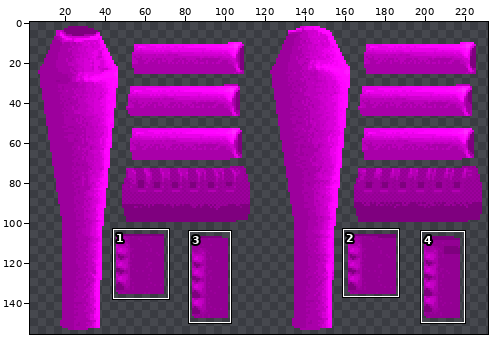
Sprite sheet, stored at qw/textures/models/g_rock2_0.png. Above: a wide view before the commit, with the close-up outlined.
Close-up. Before:
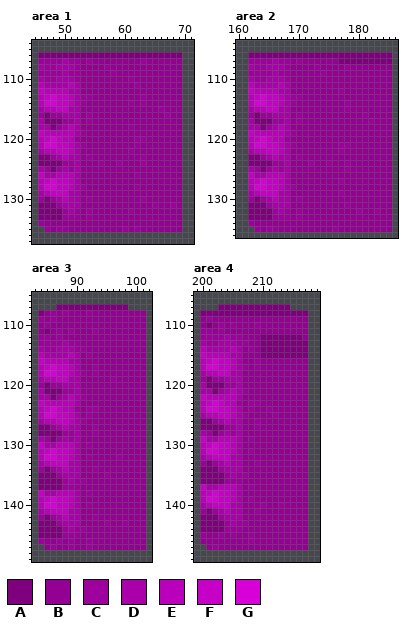
The file is 232x156 pixels. Colours within 5 levels of each other are drawn and written as one. Shown: area 1: x 45..71, y 104..137; area 2: x 160..186, y 104..136; area 3: x 83..102, y 105..149; area 4: x 199..219, y 105..149. The wide view leaves out empty margins. The commit also changed other parts of the picture, which this record leaves out.
Palette (. is transparent): A #7f007f  B #930093  C #9d009d  D #a900a9  E #bb00bb  F #c600c6  G #d700d7
Now the later version:
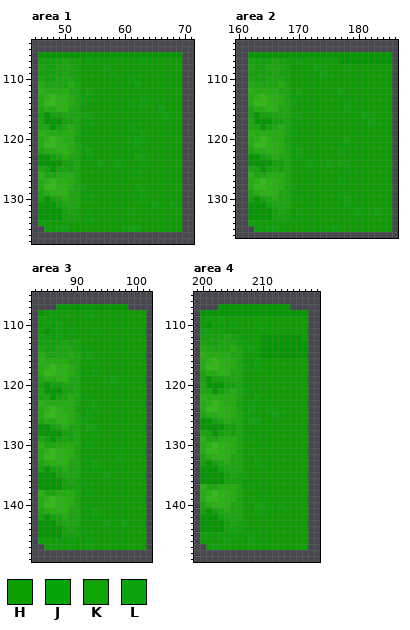
Colours new in this view: H #0ba000  J #07a407  K #0fa407  L #0ba40f
The exact change:
colour A: #7f007f -> #009900
colour D: #a900a9 -> #17a80b
colour E: #bb00bb -> #1fb00b
colour F: #c600c6 -> #27b40f
colour G: #d700d7 -> #2fbc13
Changed rows in their new state; - is a pixel that keeps its letter.
Area 1:
first column x 46:
107 KKKK-KKHLHHHHHHHHJHHHHHH
108 -KK---KHHHHLHHHHHHHHHHHH
109 KKKK-KKHHHHHLHHHHHHHHHHH
110 -KK---KHHHHHHHHJHHHHHHHH
111 -------HHHHHHHHHLHHHHHHH
112 -------HKHHHHHHHHHHHHHHH
113 -------JJHHHHHHHHJHHHHHH
114 -------LHHHHHHHJHLHHHHHH
115 -------HHHHHHHHHHHHHLHHH
116 K-KK---KLHHHHHHHHHHHHLHH
117 ----KK-HJHHHHHHHHHHHHHHH
118 ---K---HHHHHHHHJHHHHHHHH
119 -------JHHHHHHHHHKHHHHHH
120 ------KHHHHHHHHHJJHHHHHH
121 -------JHHHHHHHHLHHHHHHH
122 -------HKHHHHHHJHHHHHHHH
123 --K----HJHHHHHHHKLHHHHHH
124 ----KK-HHHLHHLHHHJHHHHHH
125 -K-K-K-HHHHHHHHHHHHHHHHH
126 -------HHHHHHHHHJHHHHHHH
127 -------HHHHHHHHHHHHHHHHH
128 -------LHHHHHHHHJHHHHHHH
129 -------HHHHHHHHHHKHHHHHH
130 K-K----HJHHHHHHHHJHHHHHH
131 ---K---HHHHHHHHHHHHLHHLH
132 ----K-KHJHHHHHHJHHHHHHHH
133 ----KKKHJHHHHHHHHHHHHHHH
134 JHHHHHHHHHHHHHHHHHHHHHHH
135 -JHLLHHHHHHHHHLKLHHHHHHH
Area 2:
first column x 162:
107 KKKK-KKHLHHHHHH---------
108 -KK---KHHHHLHHHHJHHHHHHH
109 KKKK-KKHHHHHLHHHHHHHHHHH
110 -KK---KHHHHHHHHHHHHHHHHH
111 -------HHHHHHHHHHHHHHHHH
112 -------HKHHHHHHLHHHHHHHH
113 -------JJHHHHHHHHHHHHHHH
114 -------LHHHHHHHHJHHHHHHH
115 -------HHHHHHHHHLHHHHHHH
116 K-KK---KLHHHHHHHHHHLHHHH
117 ----KK-HJHHHHHHHHHHHLHHH
118 ---K---HHHHHHHHHHHHHHHHH
119 -------JHHHHHHHHHHHHHHHH
120 ------KHHHHHHHHHKHHHHHHH
121 -------JHHHHHHHJJHHHHHHH
122 -------HKHHHHHHLHHHHHHHH
123 --K----HJHHHHHHHHHHHHHHH
124 ----KK-HHHLHHLHKLHHHHHHH
125 -K-K-K-HHHHHHHHHJHHHHHHH
126 -------HHHHHHHHHHHHHHHHH
127 -------HHHHHHHHJHHHHHHHH
128 -------LHHHHHHHHHHHHHHHH
129 -------HHHHHHHHJHHHHHHHH
130 K-K----HJHHHHHHHKHHHHHHH
131 ---K---HHHHHHHHHJHHHHHHH
132 ----K-KHJHHHHHHHHHLHHLHH
133 ----KKKHJHHHHHHHHHHHHHHH
134 JHHHHHHHHHHHHHHHHHHHHHHH
135 -JHLLHHHHHHHHHLHHHHHHHHH
Area 3:
first column x 84:
108 -HJHJHHHJHHHHHHHHH
109 JHJHHHHHHHHHHHHHHH
110 HJHKHHHHHHHHHHHHHH
111 H-HJHJHHHJHHHHHHHH
112 LJHJHHHHHHHHHHHHHH
113 KKKK-KKHHHHHHHHHHH
114 -KK---KJHHHHHHHHHH
115 -------HLHHHHHHHHH
116 -------HHHHHHHHHHH
117 -------HHJHHHHHHHH
118 -------JHLHHHHHHHH
119 -------HHHHHLHHHHH
120 K-KK---HHHHHHHHHHH
121 ----KK-HHHHHHHHHHH
122 ---K---JHHHHHHHHHH
123 -------HHKHHHHHHHH
124 ------KHJJHHHHHHHH
125 -------HLHHHHHHHHH
126 -------JHHHHHHHHHH
127 --K----HKLHHHHHHHH
128 ----KK-HHJHHHHHHHH
129 -K-K-K-HHHHHHHHHHH
130 -------HJHHHHHHHHH
131 -------HHHHHHHHHHH
132 -------HJHHHHLHHHH
133 -------HHKHHHHHHHH
134 K-K----HHJHHHHHHHH
135 ---K---HHHHLHHHHHH
136 ----K-KJHHHHHHHHHH
137 ----KKKHHHHHHHHHHH
138 -------HJHHHHHHHHH
139 -------HHHHHHHHHHH
140 -------HJHHHHHHHHH
141 -------HHKHHHHHHHH
142 K-K----HHJHHHHHHHH
143 ---K---HHHHLHHLHHH
144 ----K-KJHHHHHHHHHH
145 ----KKKHHHHHHHHHHH
146 JHHJHJHHJHHHHHHHHH
147 -HLHHJHHJHHHHHHHHH
Area 4:
first column x 200:
109 HJHKHHHHHHHHHHHHHH
110 H-HJHJHHHJHHHHHHHH
111 LJHJHHHHHHHHHHHHHH
112 KKKK-KKHHH-------H
113 -KK---KJHH--------
114 -------HLH--------
115 -------HHH--------
116 -------HHJHHHHHHHH
117 -------JHLHHHHHHHH
118 -------HHHHHHHHHHH
119 K-KK---HHHHHHHHHHH
120 ----KK-HHHHHHHHHHH
121 ---K---JHHHHHHHHHH
122 -------HHKHHHHHHHH
123 ------KHJJHHHHHHHH
124 -------HLHHLHHHHHH
125 -------JHHHHLHHHHH
126 --K----HKLHHHHHHHH
127 ----KK-HHJHHHHHHHH
128 -K-K-K-HHHHHHHHHHH
129 -------HJHHHHHHHHH
130 -------HHHHHHHHHHH
131 -------HJHHHHHHHHH
132 -------HHKHHHHHHHH
133 K-K----HHJHHHHHHHH
134 ---K---HHHHHHHHHHH
135 ----K-KJHHHHHHHHHH
136 ----KKKHHHHHHHHHHH
137 -------HJHHHHHHHHH
138 -------HHHHHHHHHHH
139 -------HJHHHHHHHHH
140 -------HHKLHHLHHHH
141 K-K----HHJHHHHHHHH
142 ---K---HHHHHHHHHHH
143 ----K-KJHHHHHHHHHH
144 ----KKKHHHHHHHHHHH
145 JHHJHJHHJHHHHHHHHH
146 HHHHKHHHJHHHHHHHHH
147 -HLHHHHHHHHHHHHHHH
Boxes around the changes in both close-ups, in picture pixels (x1, y1, x2, y2):
changed: (38, 52, 182, 232)
changed: (248, 52, 392, 232)
changed: (38, 304, 146, 550)
changed: (200, 304, 308, 550)
